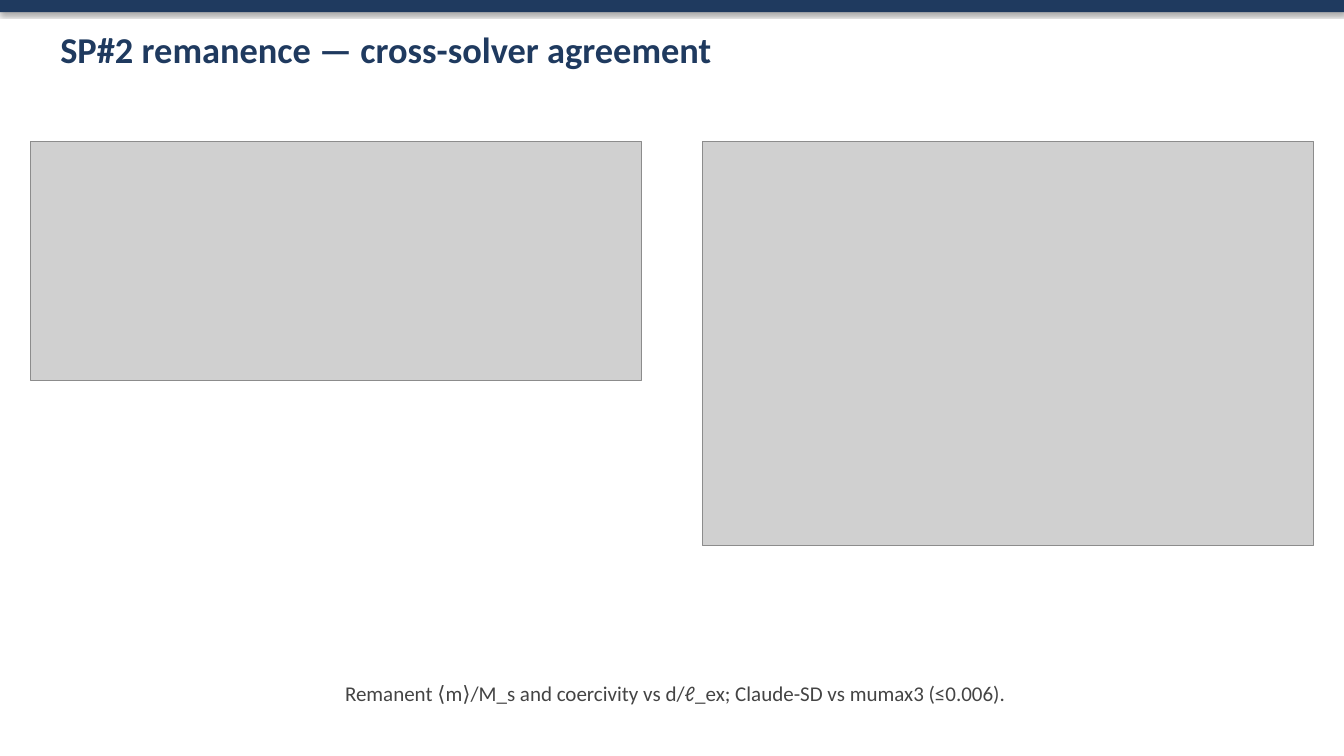
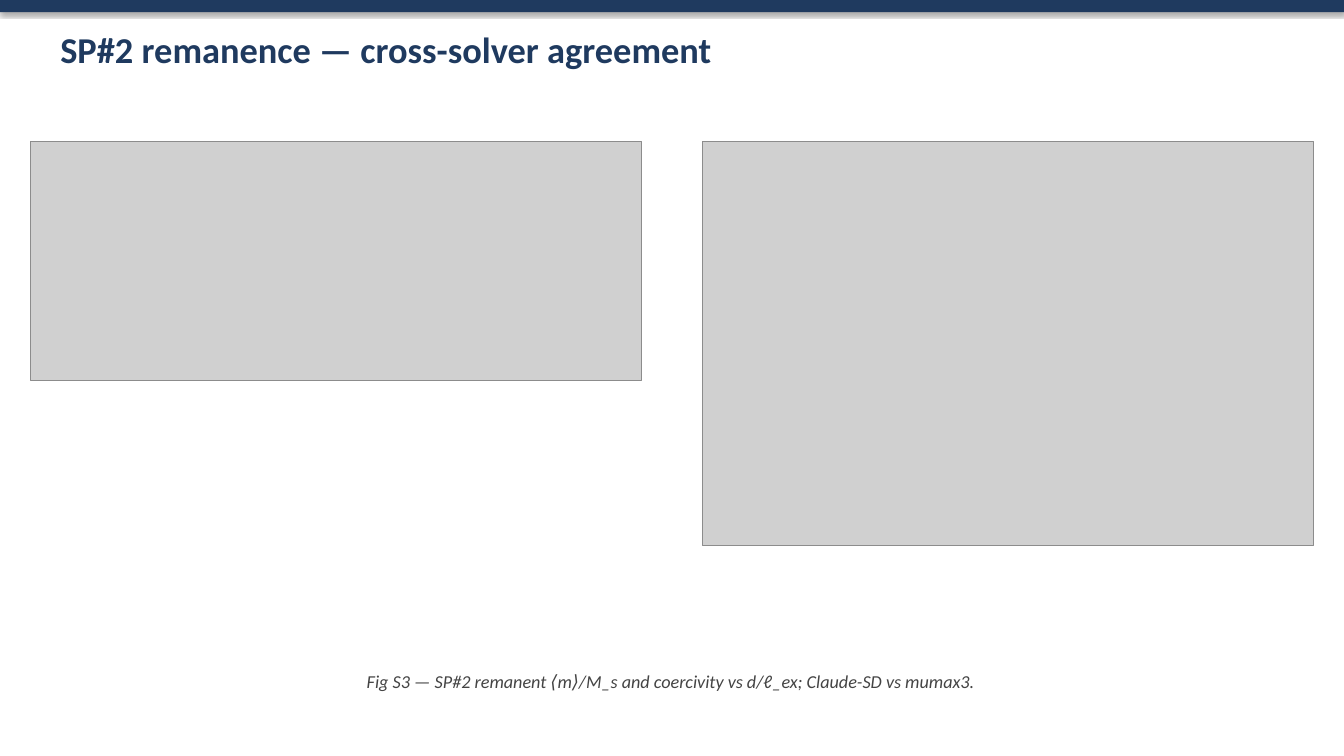
Before and after one commit to mirryou-maker/Claude-SpinDynamics, a slide deck: slide 7 of paper/Claude-SD_talk.pptx. Drawn at 1344x756 pixels with LibreOffice and Linux fonts; fonts in the diff are those of the drawing; grey boxes stand for pictures. Boxes give left, top, right and bottom in pixels: in the first picture for what was removed or moved away, otherwise in the second. Text is boxed around its words. In the diff, an @@ line names an element or a change of style, - is before the commit and + after.

```diff
--- a/paper/Claude-SD_talk.pptx
+++ b/paper/Claude-SD_talk.pptx
@@ text at (x1=367, y1=675, x2=974, y2=691): text changed; size 15 to 13 pt; italic on @@
-Remanent ⟨m⟩/M_s and coercivity vs d/ℓ_ex; Claude-SD vs mumax3 (≤0.006).
+Fig S3 — SP#2 remanent ⟨m⟩/M_s and coercivity vs d/ℓ_ex; Claude-SD vs mumax3.
```
Also in this commit, not shown: 6 other slides changed, 1 other file.
